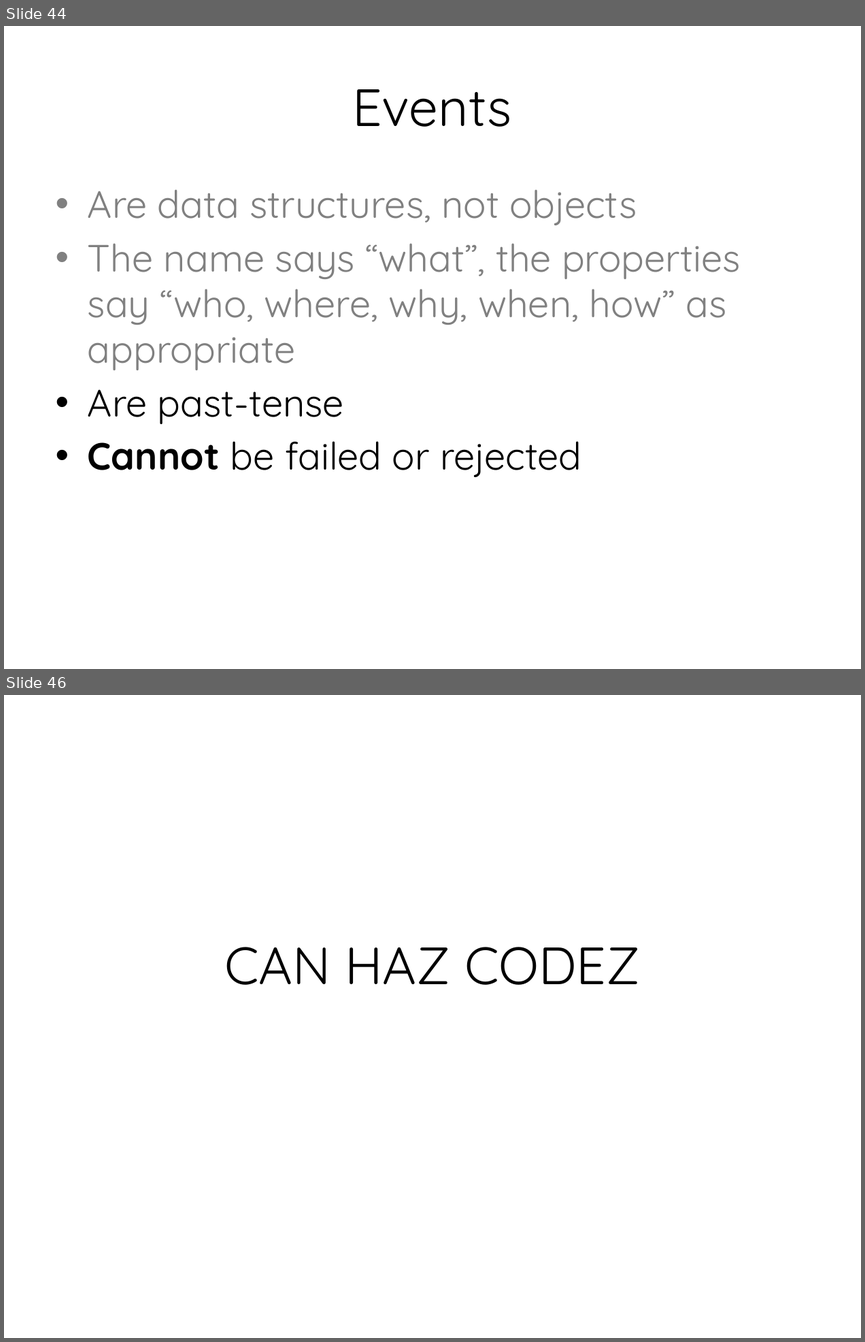
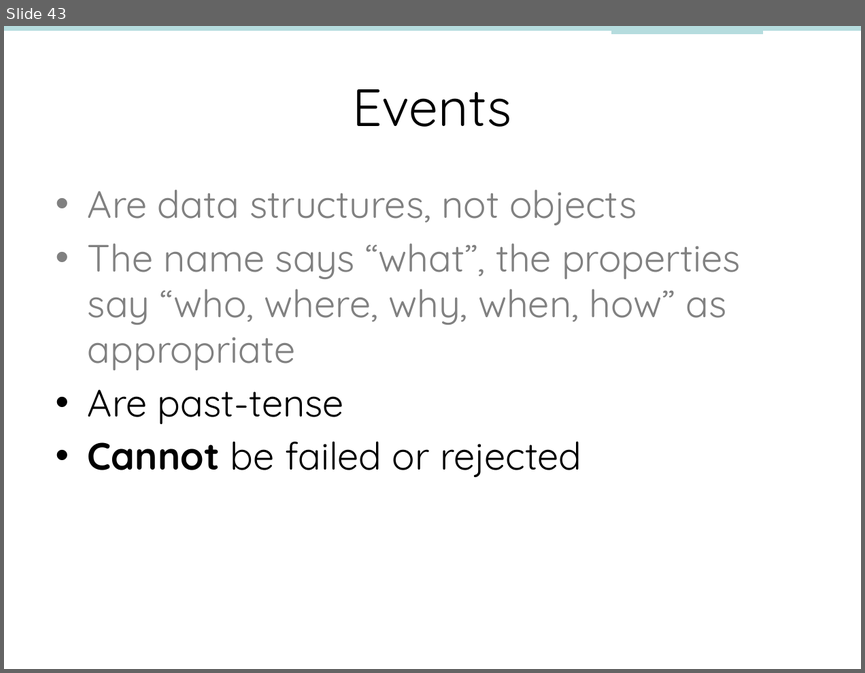
Before and after one commit to nbarnwell/OrderManagementSystem, a slide deck: DDD, CQRS and Event Sourcing.pptx. Shown one above the other, each under a label of ours: slides 44 and 46 before the commit, slide 43 after it; the slides between them are not shown. The pictures are 865x1342 and 865x673 pixels, drawn with LibreOffice and Linux fonts; fonts in the diff are those of the drawing. Boxes give left, top, right and bottom in pixels: in the first picture for what was removed or moved away, otherwise in the second. Text is boxed around its words. In the diff, an @@ line names an element or a change of style, - is before the commit and + after.

```diff
--- a/DDD, CQRS and Event Sourcing.pptx
+++ b/DDD, CQRS and Event Sourcing.pptx
@@ slide 46 removed at (x1=4, y1=695, x2=861, y2=1338), background #FFFFFF @@
@@ title removed at (x1=224, y1=947, x2=640, y2=985) @@
-CAN HAZ CODEZ
@@ what was slide 44 is now slide 43 @@
@@ slide 43 changed as well @@
@@ line added from (4, 29) to (861, 29), #B6DCDF 4 pt @@
@@ line added from (611, 29) to (763, 29), #B6DCDF 8 pt @@
```
Also in this commit, not shown: 37 other slides changed, 10 slides added, 9 other slides removed, 10 other files.
